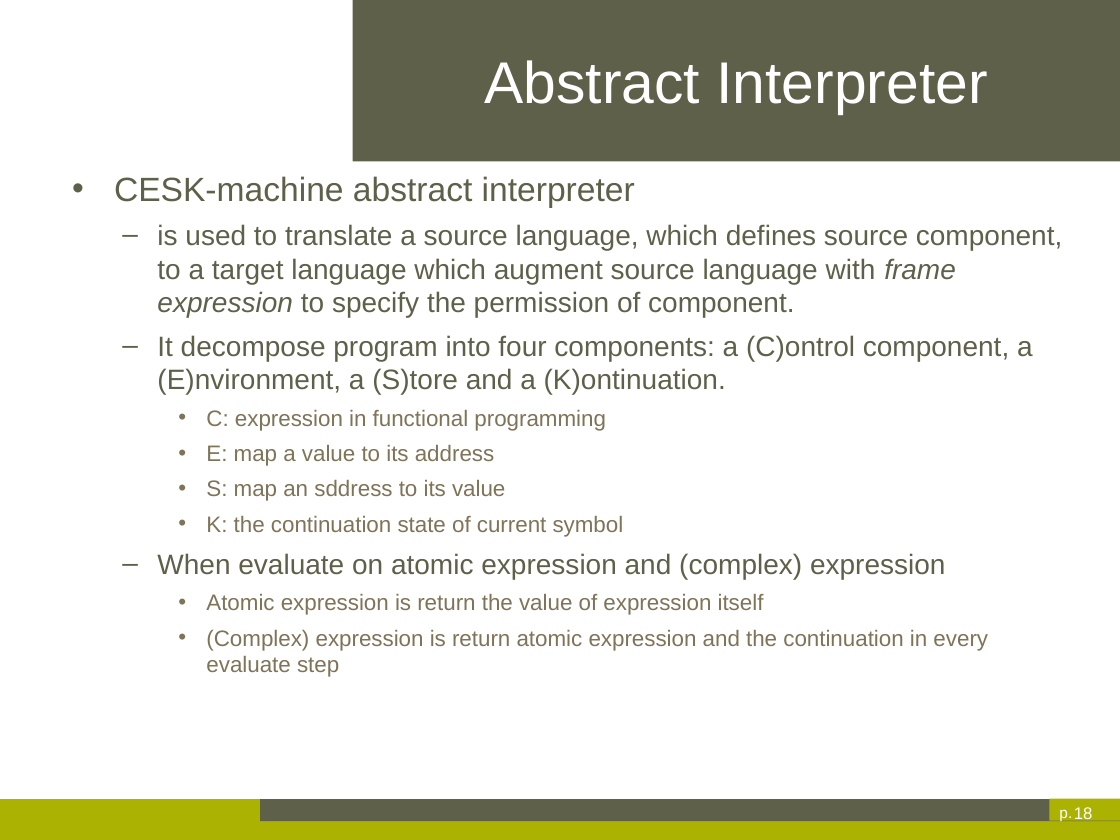
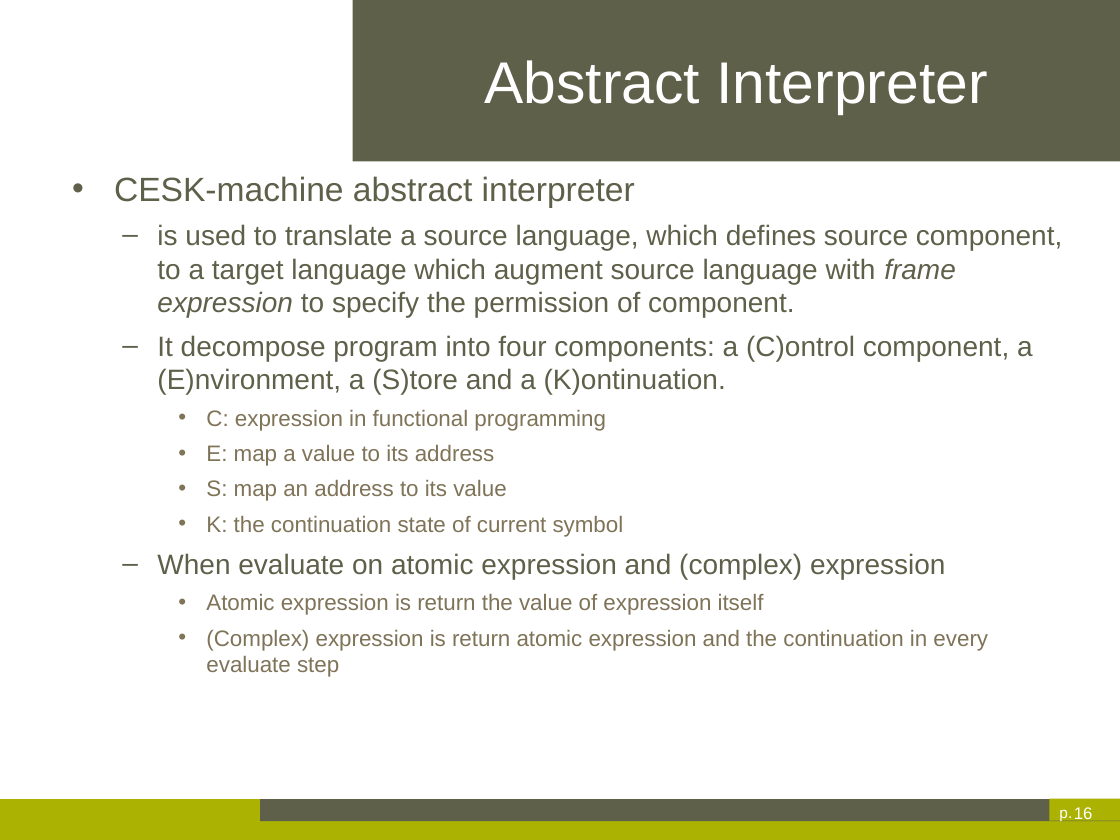
Before and after one commit to axrbao/Thesis-dessertation, a slide deck: slide 16 of Xinran AI-Thesis Presentation.pptx (slide 18 before the commit). Drawn at 1120x840 pixels with LibreOffice and Linux fonts; fonts in the diff are those of the drawing; background and template pictures are left out. Boxes give left, top, right and bottom in pixels: in the first picture for what was removed or moved away, otherwise in the second. Text is boxed around its words. In the diff, an @@ line names an element or a change of style, - is before the commit and + after.

```diff
--- a/Xinran AI-Thesis Presentation.pptx
+++ b/Xinran AI-Thesis Presentation.pptx
@@ text at (206,480,506,501): text changed @@
-    • S: map an sddress to its value
+    • S: map an address to its value
```
Also in this commit, not shown: 16 other slides changed, 5 slides removed.
